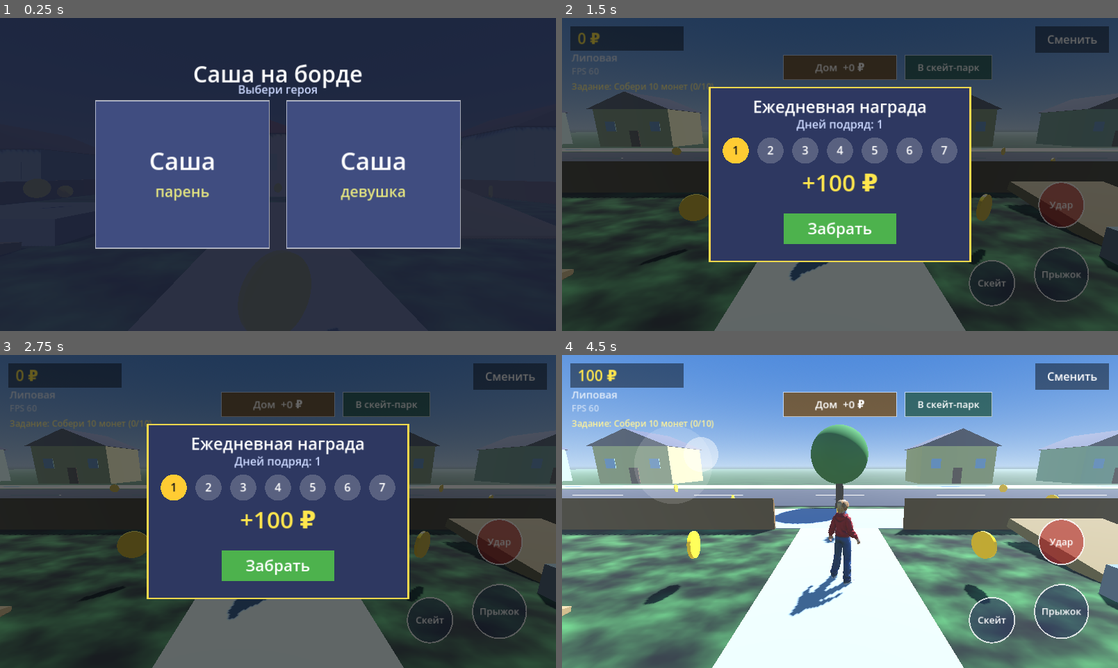
Above: before the commit, frames 1-4 (two rows, left to right).
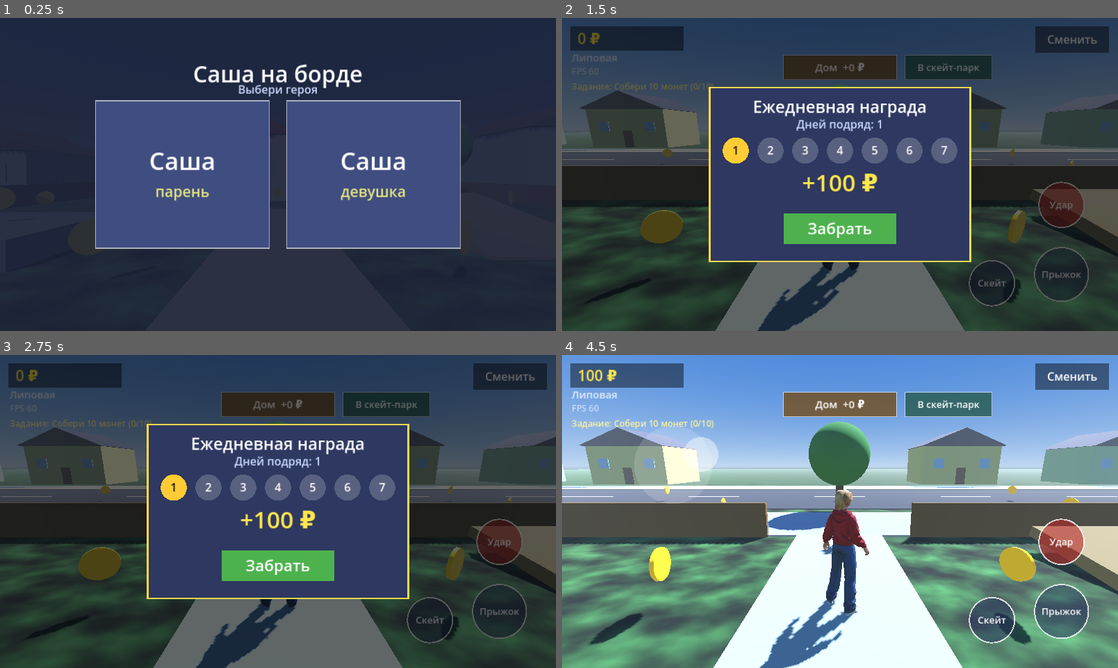
Above: after the commit, the same moments.

Repository: anon-anonymnyy/My-Games-
Game: Godot game, scene res://main.tscn
Two runs of this game, one before a commit and one after it. Both use one fixed random seed, a clock stepped at 60 frames per second and the inputs below.
Inputs (mouse positions are in pixels of both pictures, inside the frame that each line leads up to):
- Up to frame 1 (0.25 s): no input
- Up to frame 2 (1.5 s): move the mouse to (962, 158) at 0.52 s; click (962, 158) at 0.67 s; drag from (728, 190) to (812, 237) at 1.27 s
- Up to frame 3 (2.75 s): move the mouse to (333, 442) at 2.02 s; click (333, 442) at 2.17 s
- Up to frame 4 (4.5 s): drag from (812, 574) to (673, 464) at 2.77 s; move the mouse to (1006, 558) at 3.52 s; click (1006, 558) at 3.67 s; drag from (673, 464) to (756, 433) at 4.27 s

The runs differ from the first frame. In frame 2, 9.1% of the frame differs, in the area x 0-100%, y 21-100%; in frame 3, 9.1%; in frame 4, 28%.

Commit message:
Add files via upload

Diff:
--- a/main.gd
+++ b/main.gd
@@ -7,8 +7,8 @@
 const GRAVITY := 24.0
 const JUMP_V := 8.0
 const STICK_R := 90.0
-const MODEL_SCALE := 0.89
-const SKATE_LIFT := 0.14
+const MODEL_SCALE := 1.05
+const SKATE_LIFT := 0.165
 const LOOPING := ["idle", "walk", "run", "fall", "skate_ride", "skate_push"]
 const SAVE_PATH := "user://save.json"
 const TRICKS := [
@@ -91,6 +91,8 @@
 var roof_mat: StandardMaterial3D
 var upgrade_nodes: Dictionary = {}
 var trick_pending := 0
+var vis_h := 0.0
+var vis_up := Vector3.UP
 var font: Font
 
 func _ready() -> void:
@@ -289,7 +291,8 @@
 	for i in range(-4, 5):
 		if i == 0:
 			continue
-		_house(i * 22.0, -9.0, 10, 7, 4.2 + (i % 2) * 0.8, wc[absi(i) % 4], Color(0.35, 0.25, 0.25), 1.0)
+		if i != 3 and i != 4:
+			_house(i * 22.0, -9.0, 10, 7, 4.2 + (i % 2) * 0.8, wc[absi(i) % 4], Color(0.35, 0.25, 0.25), 1.0)
 		_house(i * 22.0 + 6, 36.0, 10, 7, 5.0, wc[(absi(i) + 1) % 4], Color(0.3, 0.3, 0.38), -1.0)
 	# скейт-элементы во дворе
 	_box(Vector3(6, 0.45, 3), Vector3(3, 0.3, 4), Color(0.7, 0.55, 0.35), true, Vector3(0.26, 0, 0))
@@ -336,7 +339,7 @@
 	cur_pos = p
 	heading = PI if p.x > 50.0 else 0.0
 	yaw = PI
-	cam_pivot.global_position = p + Vector3(0, 1.5, 0)
+	cam_pivot.global_position = p + Vector3(0, 1.7, 0)
 
 func _add_coin(pos: Vector3) -> void:
 	var pivot := Node3D.new()
@@ -455,14 +458,14 @@
 # ---------------- игрок ----------------
 func _build_player() -> void:
 	player = CharacterBody3D.new()
-	player.floor_max_angle = deg_to_rad(70.0)
+	player.floor_max_angle = deg_to_rad(50.0)
 	player.position = Vector3(0, 0.1, 6)
 	var cs := CollisionShape3D.new()
 	var cap := CapsuleShape3D.new()
-	cap.radius = 0.3
-	cap.height = 1.7
+	cap.radius = 0.33
+	cap.height = 2.0
 	cs.shape = cap
-	cs.position = Vector3(0, 0.85, 0)
+	cs.position = Vector3(0, 1.0, 0)
 	player.add_child(cs)
 	add_child(player)
 	visual = Node3D.new()
@@ -473,16 +476,17 @@
 	var bscene: PackedScene = load("res://skateboard.glb")
 	if bscene != null:
 		board = bscene.instantiate()
+		board.scale = Vector3.ONE * 1.18
 		board.visible = false
 		visual.add_child(board)
 	cam_pivot = Node3D.new()
 	add_child(cam_pivot)
 	cam = Camera3D.new()
-	cam.position = Vector3(0, 0, 4.5)
+	cam.position = Vector3(0, 0, 3.6)
 	cam.fov = 70
 	cam.current = true
 	cam_pivot.add_child(cam)
-	cam_pivot.global_position = player.global_position + Vector3(0, 1.5, 0)
+	cam_pivot.global_position = player.global_position + Vector3(0, 1.7, 0)
 	yaw = PI
 
 func _spawn_model(id: String) -> void:
@@ -887,9 +891,11 @@
 	brake_id = -1
 	_reset_trick()
 	player.floor_stop_on_slope = not skating
+	player.floor_max_angle = deg_to_rad(72.0 if skating else 50.0)
+	player.floor_snap_length = 0.6 if skating else 0.1
 	if board != null:
 		board.visible = skating
-	cam.position.z = 5.5 if skating else 4.5
+	cam.position.z = 4.4 if skating else 3.6
 	cur_anim = ""
 
 func _do_jump() -> void:
@@ -926,26 +932,47 @@
 		if mag > 0.1 and punch_t <= 0.0:
 			heading = lerp_angle(heading, atan2(dir.x, dir.z), minf(1.0, 14.0 * d))
 	else:
-		if mag > 0.15:
-			heading = lerp_angle(heading, atan2(dir.x, dir.z), minf(1.0, 3.0 * d))
-			skate_speed = move_toward(skate_speed, SKATE_MAX * mag, 6.0 * d)
+		if on_floor:
+			var n := player.get_floor_normal()
+			var hv := Vector3(vel.x, 0, vel.z)
+			if mag > 0.15:
+				heading = lerp_angle(heading, atan2(dir.x, dir.z), minf(1.0, 3.0 * d))
+			elif hv.length() > 1.5:
+				heading = lerp_angle(heading, atan2(hv.x, hv.z), minf(1.0, 4.0 * d))
+			var fwd := Vector3(sin(heading), 0, cos(heading))
+			var along := hv.dot(fwd)
+			var lat := hv - fwd * along
+			lat = lat.move_toward(Vector3.ZERO, 14.0 * d)
+			if mag > 0.15:
+				if along < SKATE_MAX * mag:
+					along = move_toward(along, SKATE_MAX * mag, 6.0 * d)
+			else:
+				along = move_toward(along, 0.0, 1.2 * d)
+			if brake_id != -1:
+				along = move_toward(along, 0.0, 18.0 * d)
+				lat = lat.move_toward(Vector3.ZERO, 18.0 * d)
+			hv = fwd * along + lat
+			vel.x = hv.x
+			vel.z = hv.z
+			if n.y > 0.99:
+				vel.y = -1.0
+			else:
+				var g := Vector3(0, -GRAVITY, 0)
+				vel += (g - n * g.dot(n)) * d
 		else:
-			skate_speed = move_toward(skate_speed, 0.0, 3.0 * d)
-		if brake_id != -1:
-			skate_speed = move_toward(skate_speed, 0.0, 18.0 * d)
-		vel.x = sin(heading) * skate_speed
-		vel.z = cos(heading) * skate_speed
-	if not on_floor:
-		vel.y -= GRAVITY * d
-	elif vel.y < 0.0:
-		vel.y = -1.0
+			vel.y -= GRAVITY * d
+	if not skating:
+		if not on_floor:
+			vel.y -= GRAVITY * d
+		elif vel.y < 0.0:
+			vel.y = -1.0
 	player.velocity = vel
 	player.move_and_slide()
 	vel = player.velocity
 	prev_pos = cur_pos
 	cur_pos = player.global_position
 	if skating:
-		skate_speed = Vector2(vel.x, vel.z).length() if skate_speed > 0.0 else 0.0
+		skate_speed = Vector2(vel.x, vel.z).length()
 	if skating and player.is_on_floor():
 		stats["dist"] = float(stats["dist"]) + Vector2(vel.x, vel.z).length() * d
 	if player.is_on_floor() and not was_on_floor:
@@ -1004,7 +1031,13 @@
 		_check_quest()
 	if player == null or model == null:
 		return
-	visual.rotation.y = lerp_angle(visual.rotation.y, heading, minf(1.0, 18.0 * d))
+	vis_h = lerp_angle(vis_h, heading, minf(1.0, 18.0 * d))
+	var tgt_up := player.get_floor_normal() if (skating and player.is_on_floor()) else Vector3.UP
+	vis_up = vis_up.lerp(tgt_up, minf(1.0, 12.0 * d)).normalized()
+	var vf := Vector3(sin(vis_h), 0, cos(vis_h))
+	var vz := (vf - vis_up * vf.dot(vis_up)).normalized()
+	var vx := vis_up.cross(vz).normalized()
+	visual.basis = Basis(vx, vis_up, vz)
 	var lift := SKATE_LIFT if skating else 0.0
 	model.position.y = lerpf(model.position.y, MODEL_SCALE + lift, minf(1.0, 15.0 * d))
 	if board != null and skating:
@@ -1031,6 +1064,6 @@
 	cam_pivot.rotation = Vector3(pitch, yaw, 0)
 	var ip: Vector3 = prev_pos.lerp(cur_pos, Engine.get_physics_interpolation_fraction())
 	visual.global_position = ip
-	var target: Vector3 = ip + Vector3(0, 1.5, 0)
+	var target: Vector3 = ip + Vector3(0, 1.7, 0)
 	cam_pivot.global_position = cam_pivot.global_position.lerp(target, minf(1.0, 12.0 * d))
 	hud.queue_redraw()
